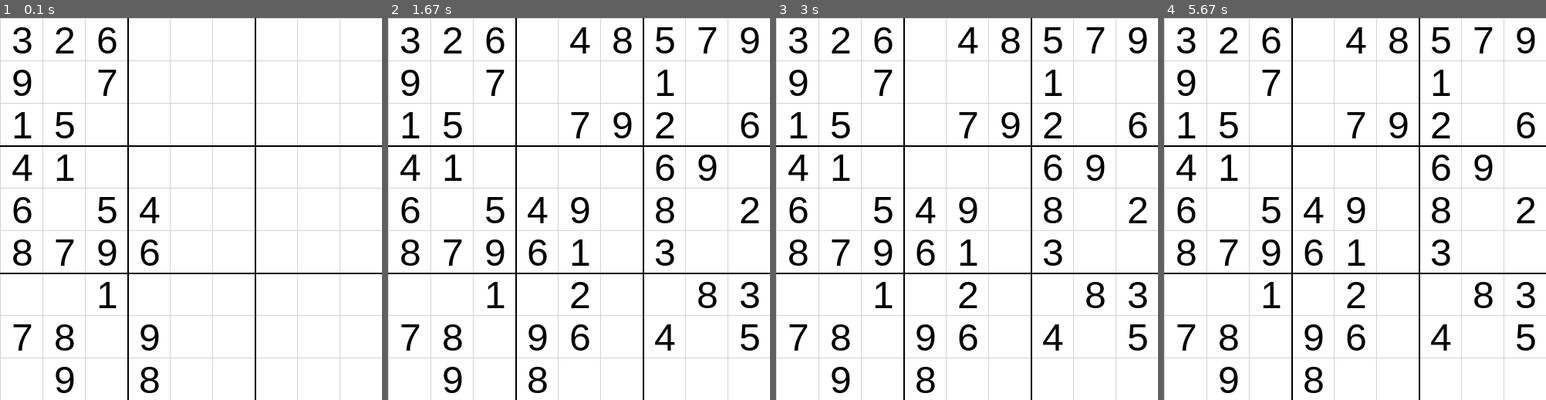
Above: before the commit, frames 1-4 (left to right).
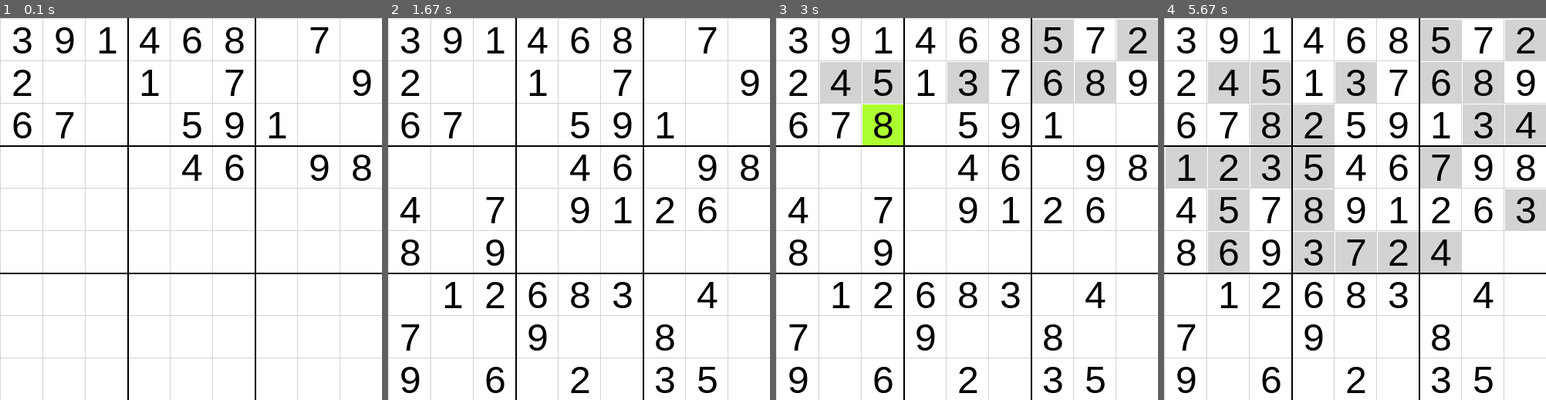
Above: after the commit, the same moments.

Repository: j-white00/SudokuSolver
Game: pygame game, started from Solver.py
Same seed, same stepped clock (60 frames per second), same inputs: the game is played once before the commit and once after it.
Inputs:
- Up to frame 1 (0.1 s): no input
- Up to frame 2 (1.67 s): no input
- Up to frame 3 (3 s): tap Space at 1.83 s
- Up to frame 4 (5.67 s): no input

The runs differ from the first frame. In frame 1, 5.4% of the frame differs, in the area x 3-98%, y 2-99%; in frame 2, 8.1%; in frame 3, 16%; in frame 4, 33%, in the area x 0-100%, y 0-99%.

Commit message:
VIsual rep done and comments half way done

Diff:
--- a/Solver.py
+++ b/Solver.py
@@ -1,16 +1,16 @@
-import pygame, sys
+import pygame, sys, time
 from pygame.locals import *
 from random import shuffle, randint
 
-col_white = (255, 255, 255)
-col_grey = (211, 211,  211)
-col_black = (0, 0, 0)
-col_green = (173, 255, 47)
-win_size = 495
-big_square_size = win_size // 3
-mini_square_size = big_square_size // 3
+col_white = (255, 255, 255) # rgb white
+col_grey = (211, 211,  211) # rgb grey
+col_black = (0, 0, 0)       # rgb black
+col_green = (173, 255, 47)  # rgb green
+win_size = 495  # window size x and y in pixels
+big_square_size = win_size // 3 # size of larger squares on board
+mini_square_size = big_square_size // 3 # size of smaller sqaues inside of larger squares
 
-board_new =[[0, 0, 0, 0, 0, 0, 0, 0, 0],
+board_new =[[0, 0, 0, 0, 0, 0, 0, 0, 0], # empty board holding 0 as blank value
         [0, 0, 0, 0, 0, 0, 0, 0, 0],
         [0, 0, 0, 0, 0, 0, 0, 0, 0],
         [0, 0, 0, 0, 0, 0, 0, 0, 0],
@@ -20,31 +20,16 @@
         [0, 0, 0, 0, 0, 0, 0, 0, 0],
         [0, 0, 0, 0, 0, 0, 0, 0, 0]]
 
-def print_out(board):
-    for i in range(len(board)):
-        if i!=0 and i%3 == 0:
-            print ("- - - + - - - + - - -")
-        for j in range(len(board[0])):
-            if j !=0 and j % 3 == 0:
-                print ("| ", end = "")
-            if j == 8:
-                 print(board[i][j])
-            else:
-                 print(str(board[i][j]) + " ", end="")
-
-def valid(board, num, pos):
-    # row check
-    for i in range(len(board[0])):
+def valid(board, num, pos): # checks if number enterd is valid compared to, row, column and large sqaure
+    for i in range(len(board[0])): # row check
         if board[pos[0]][i] == num and pos[1] != i:
             return False
 
-    # colum check
-    for j in range(len(board)):
+    for j in range(len(board)): # colum check
         if board[j][pos[1]] == num and pos[0] != j:
             return False
 
-    # check box
-    box_x = pos[1] // 3
+    box_x = pos[1] // 3 # check box
     box_y = pos[0] // 3
 
     for i in range(box_y * 3, box_y * 3 + 3):
@@ -53,34 +38,26 @@
                 return False
     return True
 
-def locate_empty(board):
+def locate_empty(board): # locates next empty cell on board and returns its y, x.
     for i in range(len(board)):
         for j in range(len(board[0])):
             if board[i][j] == 0:
-                return (i, j) # y, x
+                return (i, j) # y, x as board is accessed by row then column.
     return False
 
-# def display_cube(row, col):
-#     if prev_pos:
-#         win_display.blit(bk_sq, prev_pos)
-#     prev_pos = (row, col)
-#     bk_sq.blit(win_display, (0, 0), (*prev_pos, 55, 55))
-#     pygame.draw.rect(win_display, col_green, (row, col, 10, 10))
-
-def sudoku_solve(board):
+def sudoku_solve(board): # uses backtracking algorythrm to recursivly solve the board.
     find = locate_empty(board)
-    if not find:
+    if not find: # if no empty spaces are found returns Ture and method ends.
         return True
     else:
         row, col = find
-        #display a cube and copy a backup of board without select square, alsom update board backup with correct numbers but no select square.
     for i in range(1, 10):
         if valid(board, i, (row, col)):
             board[row][col] = i
-
+            if solve:
+                draw_cube(i, row, col)
             if sudoku_solve(board):
                 return True
-
             board[row][col] = 0
     return False
 
@@ -92,8 +69,7 @@
 def remove_tiles(board):
     #min clues      17 max clues    45
     #max delTiles   64 min delTiles 36
-    del_tiles = randint(36, 40)
-    #del_tiles = randint(36, 64)
+    del_tiles = randint(36, 64)
     while del_tiles !=0:
         row = randint(0,8)
         col = randint(0,8)
@@ -108,48 +84,59 @@
         pygame.display.update()
 
 def draw(board):
+    win_display.fill(col_white)
     for x in range(0, win_size, mini_square_size):
         pygame.draw.line(win_display, col_grey, (x, 0), (x, win_size))
-
     for y in range(0, win_size, mini_square_size):
         pygame.draw.line(win_display, col_grey, (0, y), (win_size, y))
-
     for x in range(165, win_size, big_square_size):
         pygame.draw.line(win_display, col_black, (x, 0), (x, win_size), 2)
-
     for y in range(165, win_size, big_square_size):
         pygame.draw.line(win_display, col_black, (0, y), (win_size, y), 2)
+    draw_nums(board)
 
+def draw_cube(i, row, col):
+    pygame.time.delay(50)
+    pygame.draw.rect(win_display, col_green, (col*55+2, row*55+2, 53, 53))
+    display_num(i, (col*55 + 15, row*55))
+    time.sleep(0.1)
+    pygame.draw.rect(win_display, col_grey, (col*55+2, row*55+2, 53, 53))
+    display_num(i, (col*55 + 15, row*55))
+
+def draw_nums(board):
     for i in range(len(board)):
         for j in range(len(board[0])):
             if(board[i][j] != 0):
-                display_num(board[i][j], (i*55 + 15, j*55))
+              display_num(board[i][j], (j*55 + 15, i*55))
             else:
-                display_num("", (i*55 + 16, j*55))
+              display_num("", (j*55 + 15, i*55))
 
 def main():
-    global win_clock, win_display
+    global win_clock, win_display, solve
+    pygame.init()
+    pygame.display.set_caption("Sudoku Solve - Press Space to Solve!")
+    win_clock = pygame.time.Clock()
+    win_display = pygame.display.set_mode((win_size, win_size))
+    solve = False
     populate(board_new)
     sudoku_solve(board_new)
     remove_tiles(board_new)
-    pygame.init()
-    pygame.display.set_caption("Sudoku Solve")
-    win_clock = pygame.time.Clock()
-    win_display = pygame.display.set_mode((win_size, win_size))
-    win_display.fill(col_white)
     draw(board_new)
+
     running = True
     while running:
         for event in pygame.event.get():
             if event.type == pygame.QUIT:
                 running = False
+        keys = pygame.key.get_pressed()
+        if(keys[pygame.K_SPACE]):
+            pygame.display.set_caption("Sudoku Solve - Solving...")
+            solve = True
+            sudoku_solve(board_new)
+            pygame.display.set_caption("Sudoku Solve - Solved!")
         pygame.display.update()
         win_clock.tick(5)
-
     pygame.quit()
 
 if __name__ == "__main__":
     main()
-
-# sudoku_solve(board_new)
-# print_out(board_new)
